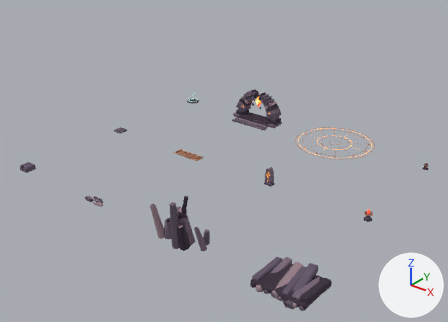
A saved change to the Blender file art/blender/hellfire_caldera.blend.
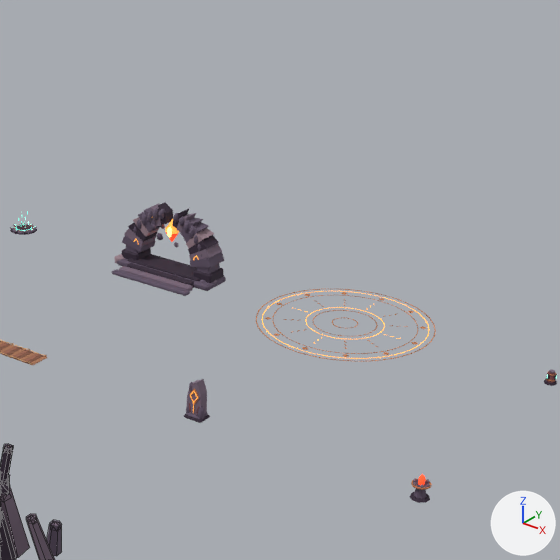
Old and new are each drawn whole from a 50 mm camera at (92.2, -57.4, 51.3) aimed at (23.6, 28.2, -1.8) and again close up on the part from 41% to 96% of the width and 0% to 77% of the height. The lights are fixed; the arrows at lower right show +X, +Y and +Z. The last two pictures show the newer version. The close-ups show mesh edges as thin lines.

Before the edit, the objects in view are built like this:
```python
me_caldera_obelisk = bpy.data.meshes.new('caldera_obelisk')
me_caldera_obelisk.from_pydata(...)  # 450 vertices, 586 faces; spans x -0.86..0.86, y -0.68..0.68, z 0.0..3.28
# faces by material slot: [456, 130]
me_caldera_obelisk.materials.append(mat_cartoon_kit)
me_caldera_obelisk.materials.append(mat_campaign_glow_caldera_gold)
me_caldera_seal = bpy.data.meshes.new('caldera_seal')
me_caldera_seal.from_pydata(...)  # 1536 vertices, 1488 faces; spans x -7.9..7.9, y -7.9..7.9, z 0.0
# faces by material slot: [1096, 392]
me_caldera_seal.materials.append(mat_cartoon_kit)
me_caldera_seal.materials.append(mat_campaign_glow_caldera_gold)
me_caldera_shrine = bpy.data.meshes.new('caldera_shrine')
me_caldera_shrine.from_pydata(...)  # 1688 vertices, 2532 faces; spans x -5.97..5.45, y -3.88..1.72, z -0.09..6.72
# faces by material slot: [2116, 416]
me_caldera_shrine.materials.append(mat_cartoon_kit)
me_caldera_shrine.materials.append(mat_campaign_glow_caldera_gold)
ob_caldera_obelisk = bpy.data.objects.new('caldera_obelisk', me_caldera_obelisk)
ob_caldera_obelisk.parent = ob_caldera_obelisk___editable_prop
ob_caldera_obelisk.location = (0.0, 0.0, 0.0)
ob_caldera_seal = bpy.data.objects.new('caldera_seal', me_caldera_seal)
ob_caldera_seal.parent = ob_caldera_seal___editable_prop
ob_caldera_seal.location = (0.0, 0.0, 0.0)
ob_caldera_shrine = bpy.data.objects.new('caldera_shrine', me_caldera_shrine)
ob_caldera_shrine.parent = ob_caldera_shrine___editable_prop
ob_caldera_shrine.location = (0.0, 0.0, 0.0)
# also in view: 'caldera_spires' at (38.1, -0.1, 3.8)
```
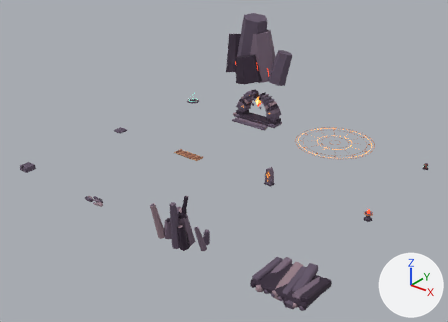
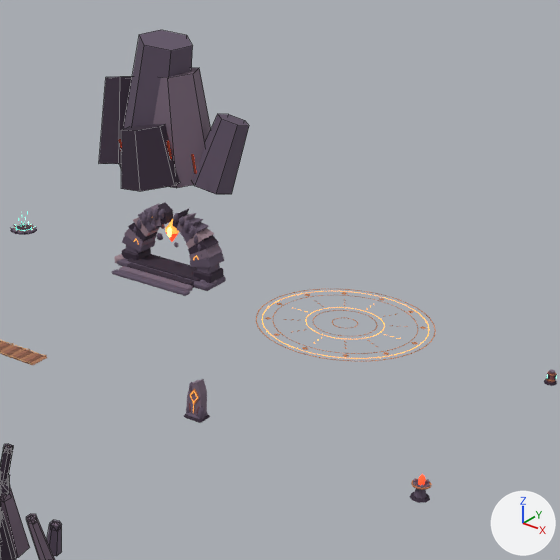
Patch to the scene script:
```diff
--- a/art/blender/hellfire_caldera.blend.py
+++ b/art/blender/hellfire_caldera.blend.py
@@ me_caldera_escarpment @@
+me_caldera_escarpment.from_pydata(...)  # 84 vertices, 58 faces; spans x -9.6..10.6, y -5.9..6.1, z -0.9..16.1
+# faces by material slot: [40, 18]
+me_caldera_escarpment.materials.append(mat_cartoon_kit)
+me_caldera_escarpment.materials.append(mat_campaign_glow_caldera_ember)
@@ ob_caldera_escarpment @@
+ob_caldera_escarpment = bpy.data.objects.new('caldera_escarpment', me_caldera_escarpment)
+ob_caldera_escarpment.parent = ob_caldera_escarpment___editable_prop
+ob_caldera_escarpment.location = (0.0, 0.0, 0.0)
@@ ob_caldera_escarpment___editable_prop @@
+ob_caldera_escarpment___editable_prop = bpy.data.objects.new('caldera_escarpment | Editable prop', None)
+ob_caldera_escarpment___editable_prop.location = (0.0, 69.0, 0.0)
```

Changed parts and their boxes (x1, y1, x2, y2) in the close-ups (560 x 560 px):
'caldera_escarpment', added
    after: (99, 30, 249, 194)
    faces in mat_cartoon_kit: (99, 30, 249, 194)
